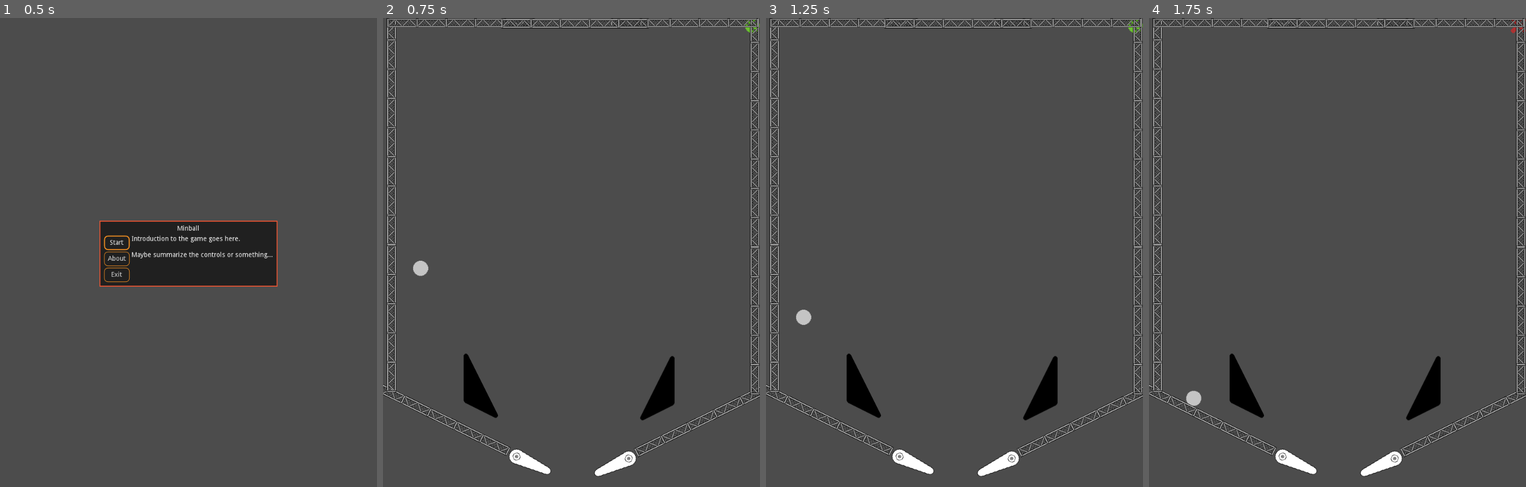
Above: before the commit, frames 1-4 (left to right).
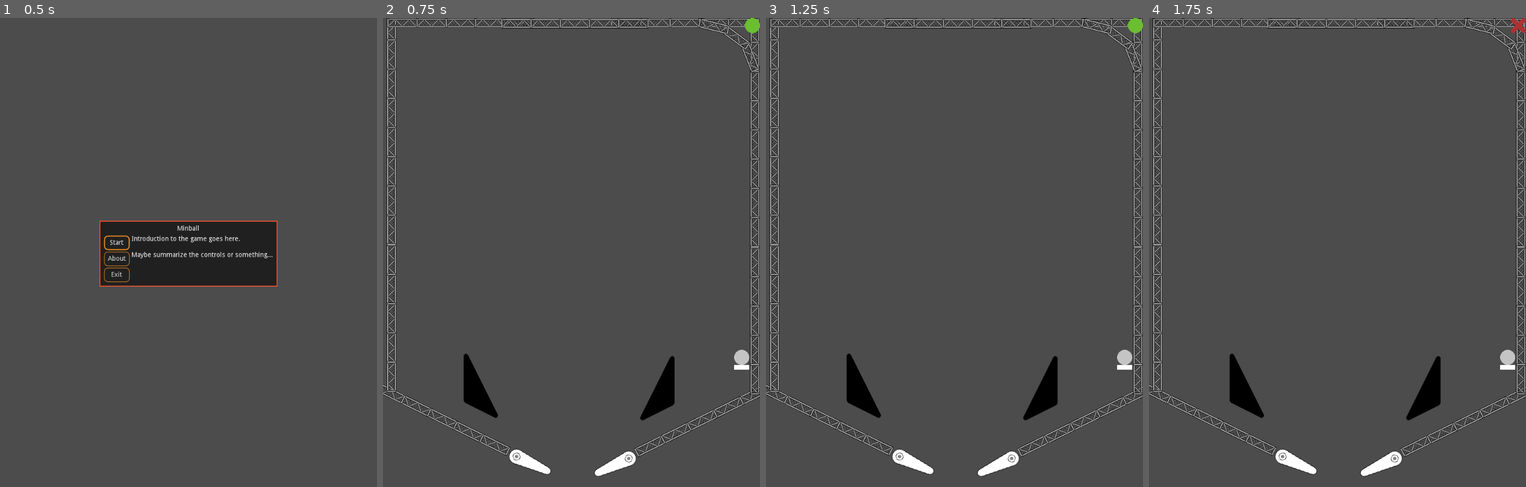
Above: after the commit, the same moments.

Repository: pizzasgood/Minball_LD48
Game: Godot game, scene res://TitleScreen.tscn
Two runs of this game, one before a commit and one after it. Both use one fixed random seed, a clock stepped at 60 frames per second and the inputs below.
Inputs (mouse positions are in pixels of both pictures, inside the frame that each line leads up to):
- Up to frame 1 (0.5 s): no input
- Up to frame 2 (0.75 s): click "Start" at 0.5 s
- Up to frame 3 (1.25 s): no input
- Up to frame 4 (1.75 s): click (1518, 252) at 1.25 s

Frame 1 is identical in both runs. In frame 2, 0.6% of the frame differs, in the area x 7-100%, y 0-75%; in frame 3, 0.6%; in frame 4, 0.6%.

Commit message:
Add plunger

Diff:
--- a/DemoLevel.tscn
+++ b/Levels/MineTop.tscn
@@ -1,16 +1,14 @@
-[gd_scene load_steps=7 format=2]
+[gd_scene load_steps=8 format=2]
 
 [ext_resource path="res://Mechanisms/FlipperLeft.tscn" type="PackedScene" id=1]
-[ext_resource path="res://Ball.tscn" type="PackedScene" id=2]
+[ext_resource path="res://Mechanisms/Girder1x.tscn" type="PackedScene" id=2]
 [ext_resource path="res://Mechanisms/KickerRight.tscn" type="PackedScene" id=3]
+[ext_resource path="res://Mechanisms/Plunger.tscn" type="PackedScene" id=4]
 [ext_resource path="res://Mechanisms/KickerLeft.tscn" type="PackedScene" id=6]
 [ext_resource path="res://Mechanisms/Girder5x.tscn" type="PackedScene" id=7]
 [ext_resource path="res://Mechanisms/FlipperRight.tscn" type="PackedScene" id=8]
 
-[node name="DemoLevel" type="Node2D"]
-
-[node name="Ball" parent="." instance=ExtResource( 2 )]
-position = Vector2( 79.7769, 523.439 )
+[node name="MineTop" type="Node2D"]
 
 [node name="FlipperLeft" parent="." instance=ExtResource( 1 )]
 position = Vector2( 283.427, 930.421 )
@@ -67,3 +65,18 @@
 [node name="Girder5x11" parent="." instance=ExtResource( 7 )]
 position = Vector2( 407.35, 11.5643 )
 rotation = 3.14159
+
+[node name="Plunger" parent="." instance=ExtResource( 4 )]
+position = Vector2( 761.217, 720.722 )
+
+[node name="Girder1x" parent="." instance=ExtResource( 2 )]
+position = Vector2( 778.645, 81.9626 )
+rotation = 1.19888
+
+[node name="Girder1x2" parent="." instance=ExtResource( 2 )]
+position = Vector2( 748.355, 40.9813 )
+rotation = 0.637027
+
+[node name="Girder1x3" parent="." instance=ExtResource( 2 )]
+position = Vector2( 702.028, 17.8179 )
+rotation = 0.242225
--- a/Main.tscn
+++ b/Main.tscn
@@ -2,9 +2,11 @@
 
 [ext_resource path="res://MuteButton/MuteButton.tscn" type="PackedScene" id=1]
 [ext_resource path="res://PauseMenu.tscn" type="PackedScene" id=2]
-[ext_resource path="res://DemoLevel.tscn" type="PackedScene" id=3]
+[ext_resource path="res://World.tscn" type="PackedScene" id=3]
 
 [node name="Node" type="Node"]
+
+[node name="World" parent="." instance=ExtResource( 3 )]
 
 [node name="MarginContainer" type="MarginContainer" parent="."]
 anchor_right = 1.0
@@ -25,5 +27,3 @@
 
 [node name="PauseMenu" parent="." instance=ExtResource( 2 )]
 visible = false
-
-[node name="DemoLevel" parent="." instance=ExtResource( 3 )]
--- a/Mechanisms/Flipper.gd
+++ b/Mechanisms/Flipper.gd
@@ -6,7 +6,7 @@
 export var flip_speed := 800
 
 var flipping := false
-var current_speed : float
+var current_speed := 0.0
 var min_angle : float
 var max_angle : float
 
--- /dev/null
+++ b/Mechanisms/Plunger.gd
@@ -0,0 +1,40 @@
+extends Node2D
+
+export var alive := true
+export var depth := 50.0
+export var draw_speed := 50.0
+export var launch_speed := 1500.0
+
+var armed := false
+var plunging := false
+var current_launch_speed := 0.0
+
+onready var surface : KinematicBody2D = find_node("Surface")
+onready var detection_zone : Area2D = find_node("DetectionZone")
+onready var sfx : AudioStreamPlayer2D = find_node("SFX")
+onready var plunger_min := surface.position.y
+onready var plunger_max := surface.position.y + depth
+
+onready var ball_resource := load("res://Ball.tscn")
+
+func _process(_delta: float) -> void:
+	if alive and armed:
+		if Input.is_action_just_released("flippers_left") or Input.is_action_just_released("flippers_right"):
+			sfx.play()
+		plunging = Input.is_action_pressed("flippers_left") or Input.is_action_pressed("flippers_right")
+	else:
+		plunging = false
+
+func _physics_process(delta: float) -> void:
+	armed = len(detection_zone.get_overlapping_bodies()) > 0
+	if plunging:
+		surface.position.y = clamp(surface.position.y + draw_speed * delta, plunger_min, plunger_max)
+		current_launch_speed = launch_speed * (surface.position.y - plunger_min) / depth
+	elif armed:
+		surface.move_and_collide(current_launch_speed * delta * Vector2.UP)
+		surface.position.y = clamp(surface.position.y, plunger_min, plunger_max)
+
+func spawn_ball() -> RigidBody2D:
+	var ball = ball_resource.instance()
+	add_child(ball)
+	return ball
--- /dev/null
+++ b/Mechanisms/Plunger.tscn
@@ -0,0 +1,36 @@
+[gd_scene load_steps=5 format=2]
+
+[ext_resource path="res://Mechanisms/Plunger.gd" type="Script" id=1]
+[ext_resource path="res://SFX/bumper.wav" type="AudioStream" id=2]
+
+[sub_resource type="RectangleShape2D" id=1]
+extents = Vector2( 16, 5 )
+
+[sub_resource type="RectangleShape2D" id=2]
+extents = Vector2( 16, 10 )
+
+[node name="Plunger" type="Node2D"]
+script = ExtResource( 1 )
+
+[node name="Surface" type="KinematicBody2D" parent="."]
+position = Vector2( 0, 20 )
+collision_mask = 0
+
+[node name="Polygon2D" type="Polygon2D" parent="Surface"]
+position = Vector2( 0, -20 )
+polygon = PoolVector2Array( -16, 15, 16, 15, 16, 25, -16, 25 )
+
+[node name="CollisionShape2D" type="CollisionShape2D" parent="Surface"]
+shape = SubResource( 1 )
+
+[node name="DetectionZone" type="Area2D" parent="Surface"]
+position = Vector2( 0, -20 )
+collision_mask = 2
+
+[node name="CollisionShape2D" type="CollisionShape2D" parent="Surface/DetectionZone"]
+position = Vector2( 0, 10 )
+shape = SubResource( 2 )
+
+[node name="SFX" type="AudioStreamPlayer2D" parent="."]
+stream = ExtResource( 2 )
+bus = "SFX"
--- /dev/null
+++ b/World.gd
@@ -0,0 +1,12 @@
+extends Node2D
+
+export var extra_balls := 3
+
+var balls = []
+onready var active_plunger := get_node("MineTop/Plunger")
+
+func _ready() -> void:
+	spawn_ball()
+
+func spawn_ball() -> void:
+	balls.append(active_plunger.spawn_ball())
--- /dev/null
+++ b/World.tscn
@@ -0,0 +1,9 @@
+[gd_scene load_steps=3 format=2]
+
+[ext_resource path="res://World.gd" type="Script" id=1]
+[ext_resource path="res://Levels/MineTop.tscn" type="PackedScene" id=2]
+
+[node name="World" type="Node2D"]
+script = ExtResource( 1 )
+
+[node name="MineTop" parent="." instance=ExtResource( 2 )]
